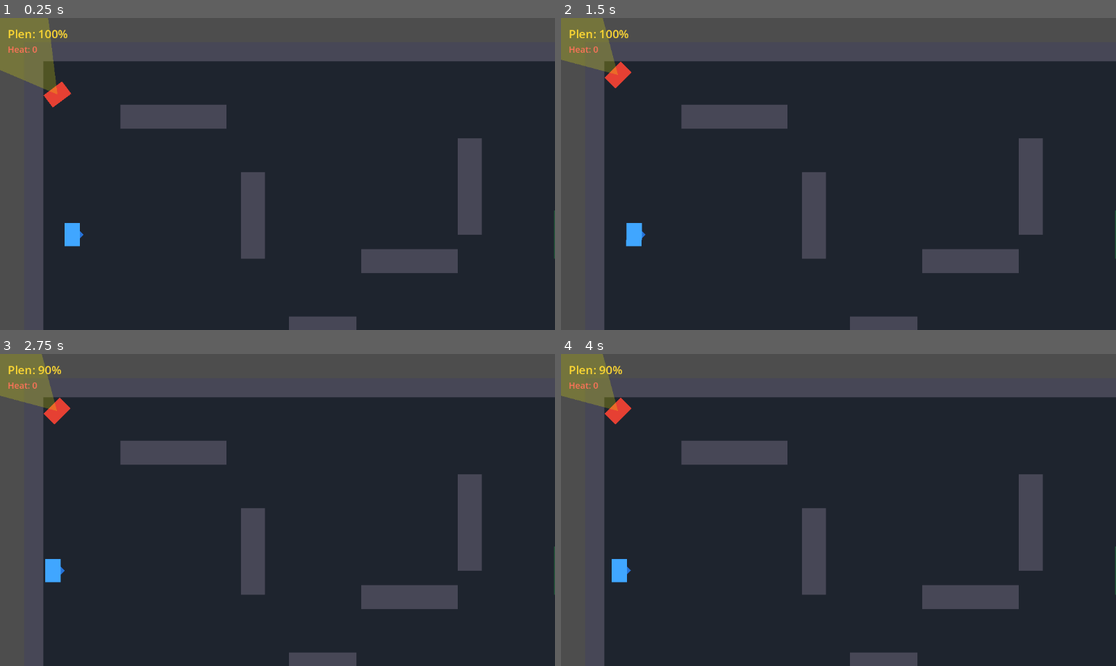
Above: before the commit, frames 1-4 (two rows, left to right).
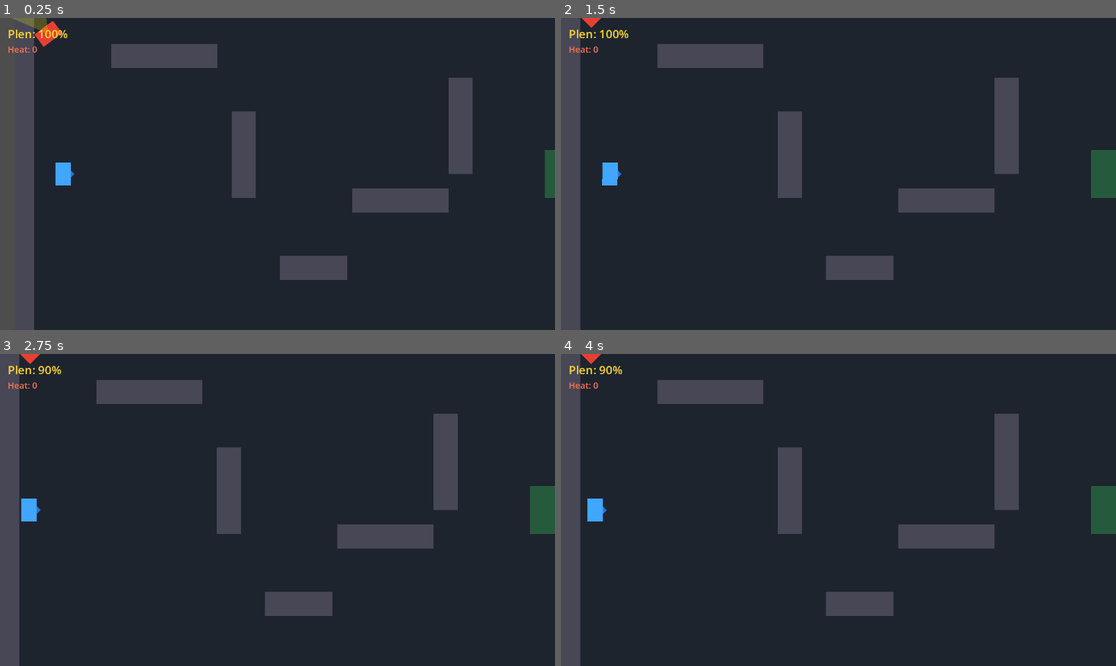
Above: after the commit, the same moments.

Repository: Gubari/Getaway-Racing
Game: Godot game, scene res://scenes/main/main.tscn
The game is run twice, just before and just after one commit, with the same random seed, the same clock (stepped at 60 frames per second) and the same inputs.
Inputs:
- Up to frame 1 (0.25 s): no input
- Up to frame 2 (1.5 s): hold D (steer_right) 0.53-1.28 s; tap W (gas) at 0.6, 1.35 s; tap Enter at 1.25 s; hold S (brake) from 1.28 s (still down)
- Up to frame 3 (2.75 s): release S (brake) at 2.03 s; hold D (steer_right) from 2.03 s (still down); tap W (gas) at 2.1 s
- Up to frame 4 (4 s): tap Space at 2.75 s; tap W (gas) at 2.85, 3.6 s; tap Enter at 3.5 s; release D (steer_right) at 3.53 s; hold A (steer_left) from 3.53 s (still down)

The runs differ from the first frame. In frame 1, 25% of the frame differs, in the area x 0-100%, y 0-100%; in frame 2, 29%; in frame 3, 28%; in frame 4, 28%.

Commit message:
Added camera component

Diff:
--- a/scenes/levels/test_track.gd
+++ b/scenes/levels/test_track.gd
@@ -26,6 +26,9 @@
 		_walls.add_child(_make_wall(rect))
 	_base.body_entered.connect(_on_base_body_entered)
 	queue_redraw()
+
+func get_arena_rect() -> Rect2:
+	return ARENA
 
 func get_player_spawn() -> Vector2:
 	return Vector2(150, 450)
--- a/scenes/main/main.gd
+++ b/scenes/main/main.gd
@@ -2,5 +2,21 @@
 ## Glavna scena - vezuje sve zajedno. Startuje trku.
 ## Vlasnik: zajednicki (instancira tudje scene, ne dira njihovu logiku).
 
+@onready var _test_track: Node2D = $TestTrack
+@onready var _player: CharacterBody2D = $Player
+@onready var _police: CharacterBody2D = $Police
+
 func _ready() -> void:
-	GameState.start_run()   # plen na 100%, trka pocinje odmah u poteri
+	_setup_spawns()
+	_setup_camera()
+	GameState.start_run()
+
+func _setup_spawns() -> void:
+	if _test_track.has_method("get_player_spawn"):
+		_player.global_position = _test_track.get_player_spawn()
+	if _test_track.has_method("get_police_spawn"):
+		_police.global_position = _test_track.get_police_spawn()
+
+func _setup_camera() -> void:
+	if _test_track.has_method("get_arena_rect") and _player.has_method("setup_camera_limits"):
+		_player.setup_camera_limits(_test_track.get_arena_rect())
--- a/scenes/player/player.gd
+++ b/scenes/player/player.gd
@@ -18,6 +18,9 @@
 @export var crash_stun_sec: float = 0.25
 @export var crash_knockback_distance: float = 12.0
 @export var crash_loot_penalty: float = 15.0
+@export var sharp_turn_loot_penalty: float = 1.5
+@export var crash_shake_strength: float = 6.0
+@export var crash_shake_duration: float = 0.15
 @export var sharp_turn_cooldown: float = 0.35
 @export var sharp_turn_min_speed: float = 120.0
 @export var sharp_turn_angular_speed_deg: float = 220.0
@@ -30,12 +33,23 @@
 var _prev_rotation: float = 0.0
 var _crash_stun_until_ms: int = 0
 var _wall_penalty_rearm_until_ms: Dictionary = {}
+var _shake_time_left: float = 0.0
+
+@onready var _camera: Camera2D = $Camera2D
 
 func _ready() -> void:
 	add_to_group(Constants.GROUP_PLAYER)
 	GameState.card_played.connect(_on_card_played)
 	_prev_rotation = rotation
+	_camera.make_current()
 	queue_redraw()
+
+func setup_camera_limits(arena: Rect2) -> void:
+	_camera.limit_left = int(arena.position.x)
+	_camera.limit_top = int(arena.position.y)
+	_camera.limit_right = int(arena.position.x + arena.size.x)
+	_camera.limit_bottom = int(arena.position.y + arena.size.y)
+	_camera.limit_smoothed = true
 
 func _physics_process(delta: float) -> void:
 	if not GameState.is_running:
@@ -63,6 +77,15 @@
 		_nitro_time_left = maxf(0.0, _nitro_time_left - delta)
 	if _sharp_turn_cooldown_left > 0.0:
 		_sharp_turn_cooldown_left = maxf(0.0, _sharp_turn_cooldown_left - delta)
+	_update_camera_shake(delta)
+
+func _update_camera_shake(delta: float) -> void:
+	if _shake_time_left <= 0.0:
+		_camera.offset = Vector2.ZERO
+		return
+	_shake_time_left = maxf(0.0, _shake_time_left - delta)
+	var t := _shake_time_left / crash_shake_duration if crash_shake_duration > 0.0 else 0.0
+	_camera.offset = Vector2(randf_range(-1.0, 1.0), randf_range(-1.0, 1.0)) * crash_shake_strength * t
 
 func _get_throttle() -> float:
 	var throttle := (
@@ -140,6 +163,7 @@
 func _apply_wall_crash(collision: KinematicCollision2D) -> void:
 	var normal := collision.get_normal()
 	_crash_stun_until_ms = Time.get_ticks_msec() + int(crash_stun_sec * 1000.0)
+	_shake_time_left = crash_shake_duration
 	_forward_speed = 0.0
 	global_position += normal * crash_knockback_distance
 	velocity = Vector2.from_angle(rotation) * _forward_speed
@@ -158,7 +182,7 @@
 	if angular_speed_deg < sharp_turn_angular_speed_deg:
 		return
 
-	GameState.sharp_turn.emit()
+	GameState.sharp_turn.emit(sharp_turn_loot_penalty)
 	_sharp_turn_cooldown_left = sharp_turn_cooldown
 
 func _draw() -> void:
--- a/scenes/player/player.tscn
+++ b/scenes/player/player.tscn
@@ -12,3 +12,7 @@
 
 [node name="CollisionShape2D" type="CollisionShape2D" parent="."]
 shape = SubResource("1")
+
+[node name="Camera2D" type="Camera2D" parent="."]
+position_smoothing_enabled = true
+position_smoothing_speed = 10.0
--- a/scripts/game_state.gd
+++ b/scripts/game_state.gd
@@ -17,7 +17,7 @@
 # SIGNALI: dogadjaji vozila        (EMITUJE: A)
 # ------------------------------------------------------------------
 signal crash_detected(penalty: float)   # A salje koliko % plena gubi na udar
-signal sharp_turn                 # ostar zaokret -> mala kazna
+signal sharp_turn(penalty: float)         # A salje koliko % plena gubi na zaokret
 signal nitro_used                 # nitro aktiviran -> trese plen (malo)
 
 # ------------------------------------------------------------------
@@ -44,7 +44,7 @@
 func _ready() -> void:
 	# GameState sam slusa dogadjaje vozila i skida plen (jedno mesto).
 	crash_detected.connect(func(penalty: float): lose_loot(penalty))
-	sharp_turn.connect(func(): lose_loot(LOOT_PENALTY_SHARP_TURN))
+	sharp_turn.connect(func(penalty: float): lose_loot(penalty))
 	nitro_used.connect(func(): lose_loot(LOOT_PENALTY_NITRO))
 
 func start_run() -> void:
